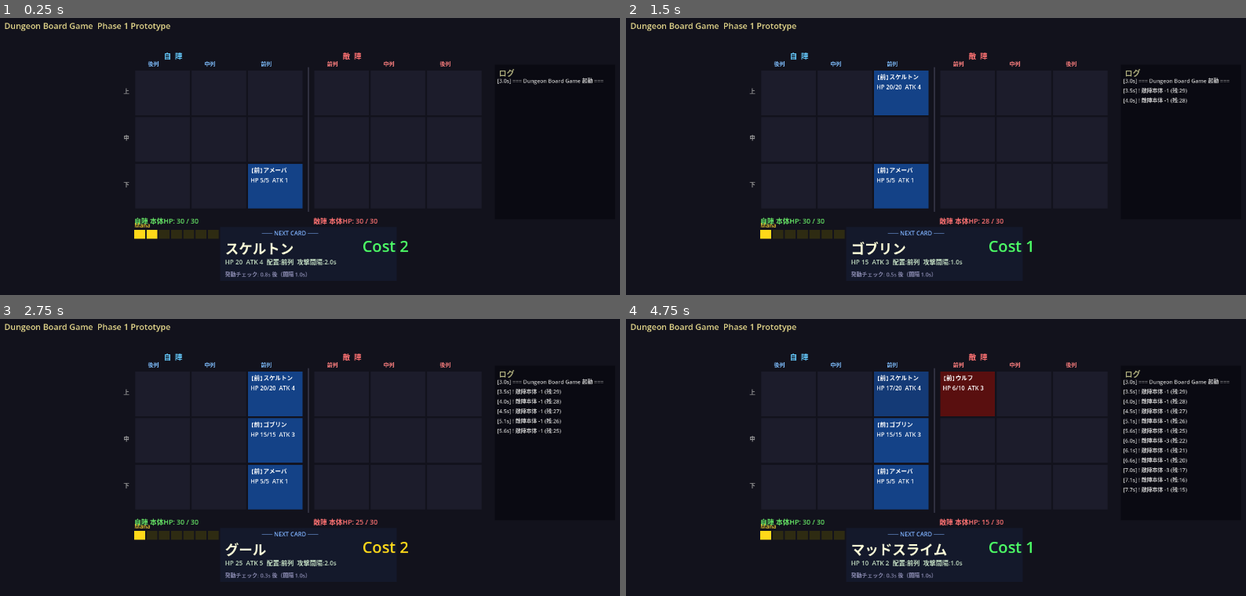
Above: before the commit, frames 1-4 (two rows, left to right).
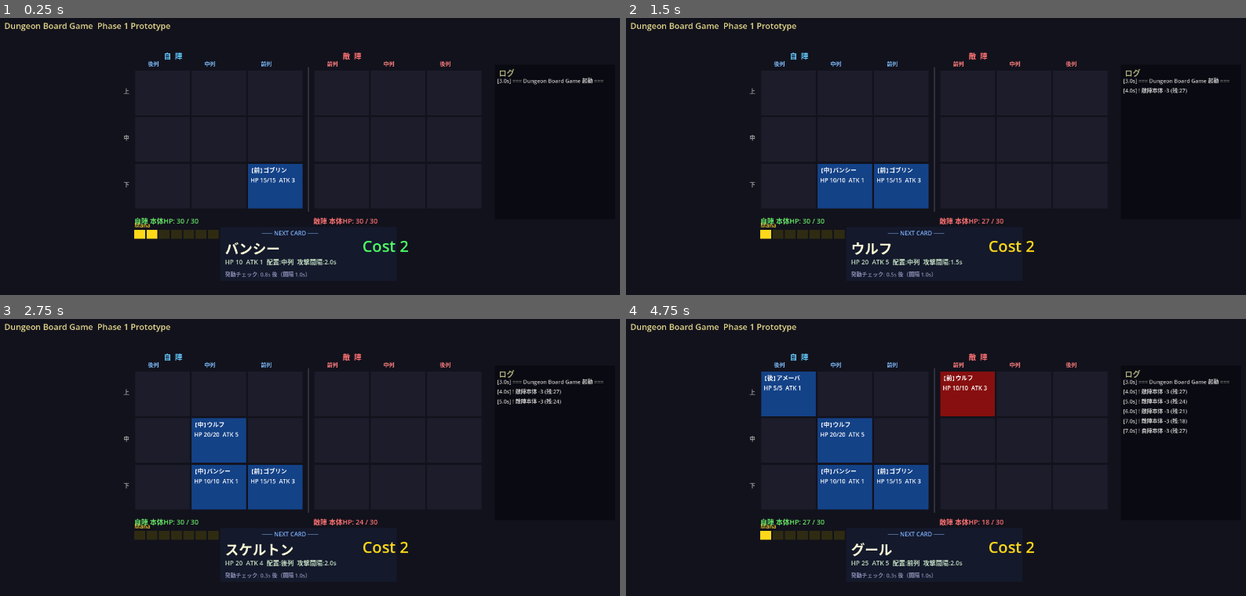
Above: after the commit, the same moments.

Repository: kazumak334-create/dungeon-board-game
Game: Godot game, scene res://scenes/Main.tscn
Same seed, same stepped clock (60 frames per second), same inputs: the game is played once before the commit and once after it.
Inputs:
- Up to frame 1 (0.25 s): no input
- Up to frame 2 (1.5 s): tap Enter at 0.5 s
- Up to frame 3 (2.75 s): no input
- Up to frame 4 (4.75 s): tap Space at 3.5 s

The runs differ from the first frame. In frame 1, 0.3% of the frame differs, in the area x 36-48%, y 53-90%; in frame 2, 3.4%; in frame 3, 6.4%; in frame 4, 9.9%, in the area x 21-91%, y 18-89%.

Commit message:
fix: 全カード前列集中による配置失敗ループを修正
deck_list を {name, col} 辞書形式に変更し前列3/中列3/後列3に均等分散。
card_pool から col キーを削除し配置列の責務を deck_list 側に移行。

Co-Authored-By: Claude Sonnet 4.6 <noreply@anthropic.com>

Diff:
--- a/scripts/DeckManager.gd
+++ b/scripts/DeckManager.gd
@@ -19,41 +19,44 @@
 	_build_default_deck()
 
 func _build_default_deck() -> void:
-	# card_database.md 準拠のユニット定義（race・attack_range を含む）
+	# card_database.md 準拠のユニット定義（race・attack_range を含む。col は deck_list 側で指定）
 	var card_pool: Dictionary = {
-		"アメーバ":       {"hp":  5, "atk": 1, "interval": 0.5, "cost": 1, "col": 0, "race": "スライム",   "range": "1行"},
-		"マッドスライム": {"hp": 10, "atk": 2, "interval": 1.0, "cost": 1, "col": 0, "race": "スライム",   "range": "1行"},
-		"ゼリーフィッシュ":{"hp":  8, "atk": 1, "interval": 1.0, "cost": 1, "col": 0, "race": "スライム",   "range": "1行"},  # 将来のデッキ構築機能用予備カード
-		"スケルトン":     {"hp": 20, "atk": 4, "interval": 2.0, "cost": 2, "col": 0, "race": "アンデッド", "range": "1行"},
-		"グール":         {"hp": 25, "atk": 5, "interval": 2.0, "cost": 2, "col": 0, "race": "アンデッド", "range": "1行"},
-		"バンシー":       {"hp": 10, "atk": 1, "interval": 2.0, "cost": 2, "col": 0, "race": "アンデッド", "range": "上下含む3行"},
-		"ゴブリン":       {"hp": 15, "atk": 3, "interval": 1.0, "cost": 1, "col": 0, "race": "獣",         "range": "1行"},
-		"ウルフ":         {"hp": 20, "atk": 5, "interval": 1.5, "cost": 2, "col": 0, "race": "獣",         "range": "1行"},
-		"コカトリス":     {"hp": 18, "atk": 4, "interval": 2.0, "cost": 2, "col": 0, "race": "獣",         "range": "上含む2行"},  # 将来のデッキ構築機能用予備カード
+		"アメーバ":        {"hp":  5, "atk": 1, "interval": 0.5, "cost": 1, "race": "スライム",   "range": "1行"},
+		"マッドスライム":  {"hp": 10, "atk": 2, "interval": 1.0, "cost": 1, "race": "スライム",   "range": "1行"},
+		"ゼリーフィッシュ":{"hp":  8, "atk": 1, "interval": 1.0, "cost": 1, "race": "スライム",   "range": "1行"},  # 将来のデッキ構築機能用予備カード
+		"スケルトン":      {"hp": 20, "atk": 4, "interval": 2.0, "cost": 2, "race": "アンデッド", "range": "1行"},
+		"グール":          {"hp": 25, "atk": 5, "interval": 2.0, "cost": 2, "race": "アンデッド", "range": "1行"},
+		"バンシー":        {"hp": 10, "atk": 1, "interval": 2.0, "cost": 2, "race": "アンデッド", "range": "上下含む3行"},
+		"ゴブリン":        {"hp": 15, "atk": 3, "interval": 1.0, "cost": 1, "race": "獣",         "range": "1行"},
+		"ウルフ":          {"hp": 20, "atk": 5, "interval": 1.5, "cost": 2, "race": "獣",         "range": "1行"},
+		"コカトリス":      {"hp": 18, "atk": 4, "interval": 2.0, "cost": 2, "race": "獣",         "range": "上含む2行"},  # 将来のデッキ構築機能用予備カード
 	}
 
-	# 初期デッキ構成（9枚：cost 1-2 中心、重複あり）
+	# 初期デッキ構成（9枚・前列3/中列3/後列3 均等分散）
+	# col: 0=前列 1=中列 2=後列（assigned_col。place_unit で 2-col に変換される）
 	var deck_list: Array = [
-		"アメーバ", "アメーバ",
-		"マッドスライム",
-		"ゴブリン", "ゴブリン",
-		"スケルトン",
-		"グール",
-		"ウルフ",
-		"バンシー",
+		{"name": "アメーバ",       "col": 0},  # 前列
+		{"name": "ゴブリン",       "col": 0},  # 前列
+		{"name": "グール",         "col": 0},  # 前列
+		{"name": "マッドスライム", "col": 1},  # 中列
+		{"name": "ウルフ",         "col": 1},  # 中列
+		{"name": "バンシー",       "col": 1},  # 中列
+		{"name": "スケルトン",     "col": 2},  # 後列
+		{"name": "アメーバ",       "col": 2},  # 後列
+		{"name": "ゴブリン",       "col": 2},  # 後列
 	]
 
 	var UnitDataScript = load("res://scripts/UnitData.gd")
-	for card_name in deck_list:
-		var d: Dictionary = card_pool[card_name]
+	for entry in deck_list:
+		var d: Dictionary = card_pool[entry["name"]]
 		var u = UnitDataScript.new()
-		u.unit_name = card_name
+		u.unit_name = entry["name"]
 		u.max_hp = d["hp"]
 		u.current_hp = d["hp"]
 		u.attack = d["atk"]
 		u.attack_interval = d["interval"]
 		u.cost = d["cost"]
-		u.assigned_col = d["col"]
+		u.assigned_col = entry["col"]
 		u.race = d["race"]
 		u.attack_range = d["range"]
 		deck.append(u)
Not shown, changed: CHANGELOG.md
